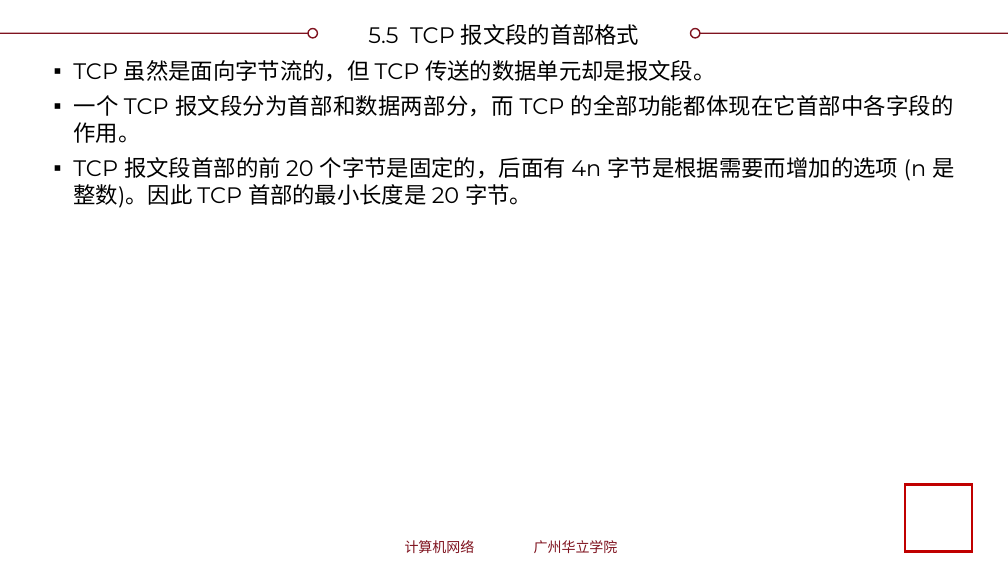
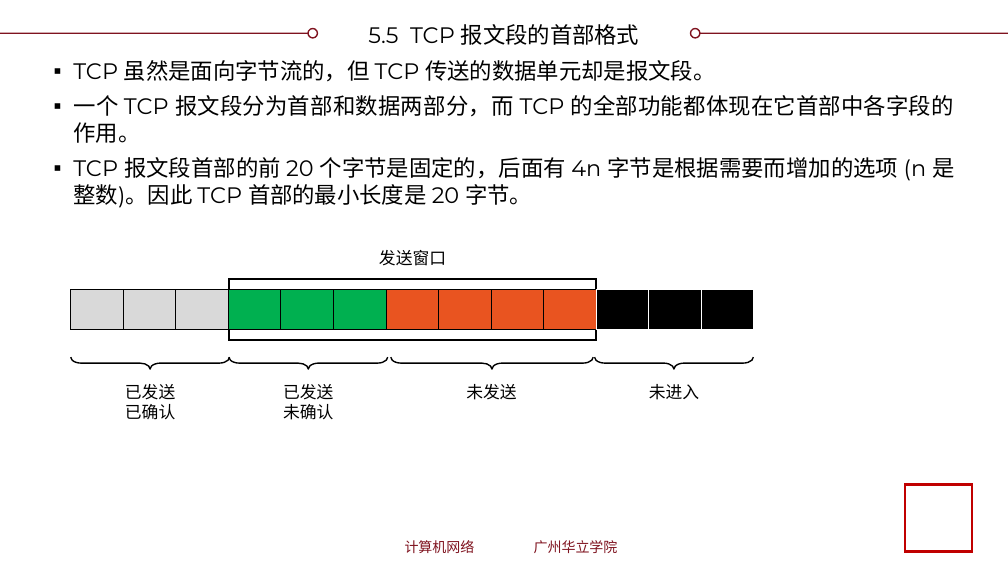
Before and after one commit to glplaman/glplaman.github.io, a slide deck: slide 72 of network/ppt/chap5.pptx. Drawn at 1008x567 pixels with LibreOffice and Linux fonts; fonts in the diff are those of the drawing; background and template pictures are left out. Boxes give left, top, right and bottom in pixels: in the first picture for what was removed or moved away, otherwise in the second. Text is boxed around its words. In the diff, an @@ line names an element or a change of style, - is before the commit and + after.

```diff
--- a/network/ppt/chap5.pptx
+++ b/network/ppt/chap5.pptx
@@ text added at box(379, 250, 446, 266), 12 pt, text #000000 @@
+发送窗口
@@ table added at box(71, 289, 752, 329), 1 rows, 13 columns @@
+ |  |  |  |  |  |  |  |  |  |  |  | 
@@ rectangle added at box(229, 279, 596, 341), outline #000000 1.5 pt @@
@@ left brace added at box(71, 357, 229, 369), outline #000000 1 pt @@
@@ left brace added at box(229, 357, 388, 369), outline #000000 1 pt @@
@@ left brace added at box(391, 357, 593, 369), outline #000000 1 pt @@
@@ left brace added at box(595, 357, 753, 369), outline #000000 1 pt @@
@@ text added at box(125, 384, 175, 420), 12 pt, text #000000 @@
+已发送
+已确认
@@ text added at box(283, 384, 333, 420), 12 pt, text #000000 @@
+已发送
+未确认
@@ text added at box(466, 384, 516, 400), 12 pt, text #000000 @@
+未发送
@@ text added at box(649, 384, 699, 400), 12 pt, text #000000 @@
+未进入
```
Also in this commit, not shown: 6 other slides changed, 10 other files.
